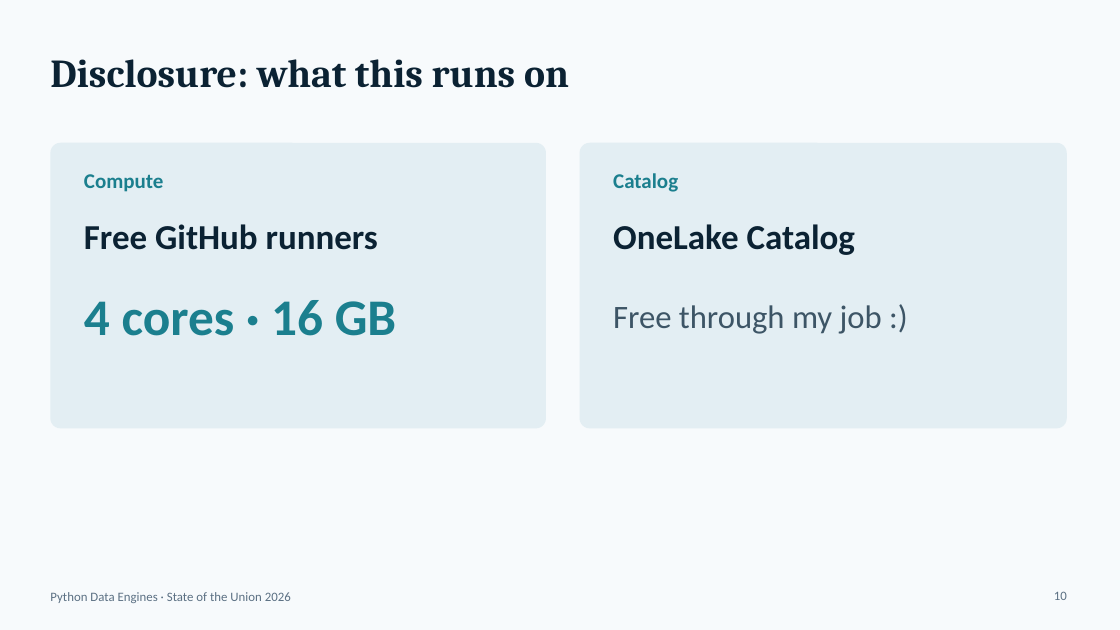
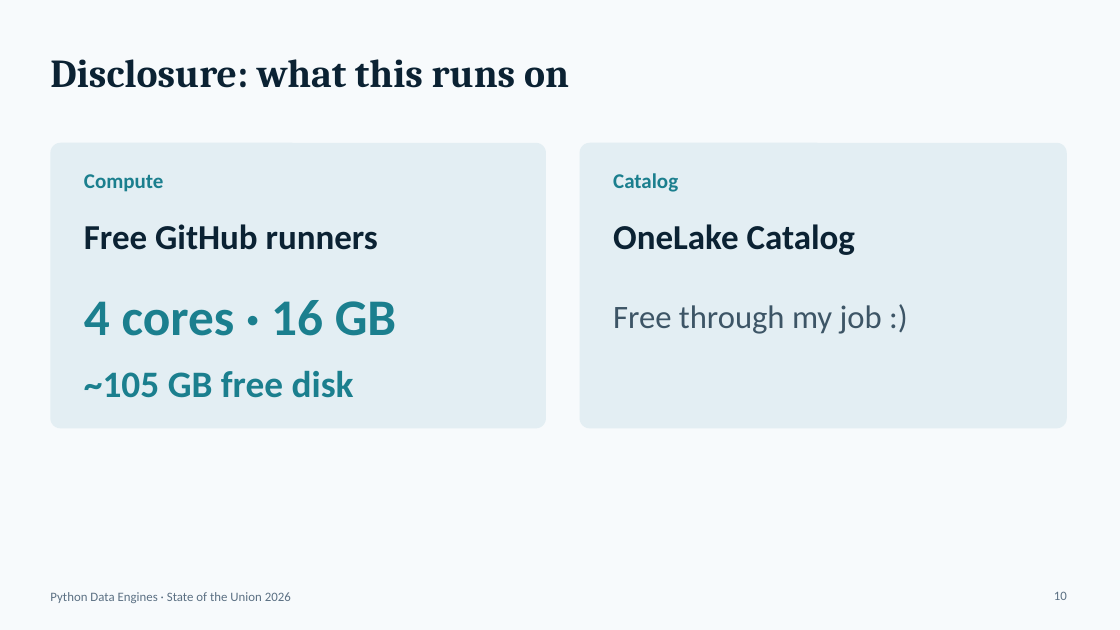
Before and after one commit to djouallah/presentations, a slide deck: slide 10 of python-engine/state-of-the-union-python-engines-2026.pptx. Drawn at 1120x630 pixels with LibreOffice and Linux fonts; fonts in the diff are those of the drawing. Boxes give left, top, right and bottom in pixels: in the first picture for what was removed or moved away, otherwise in the second. Text is boxed around its words. In the diff, an @@ line names an element or a change of style, - is before the commit and + after.

```diff
--- a/python-engine/state-of-the-union-python-engines-2026.pptx
+++ b/python-engine/state-of-the-union-python-engines-2026.pptx
@@ text added at [84, 370, 354, 398], 32 pt, text #1B7F8E, bold @@
+~105 GB free disk
```
Also in this commit, not shown: 2 other files.
